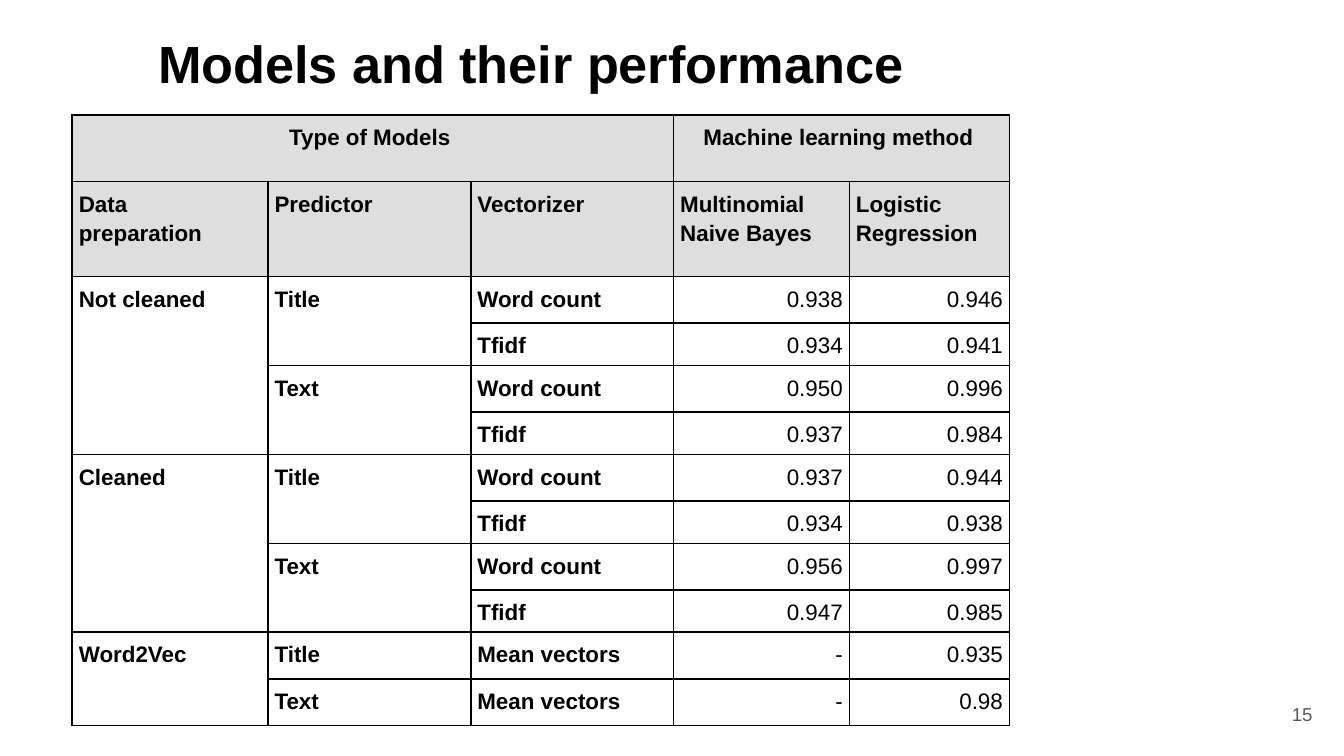
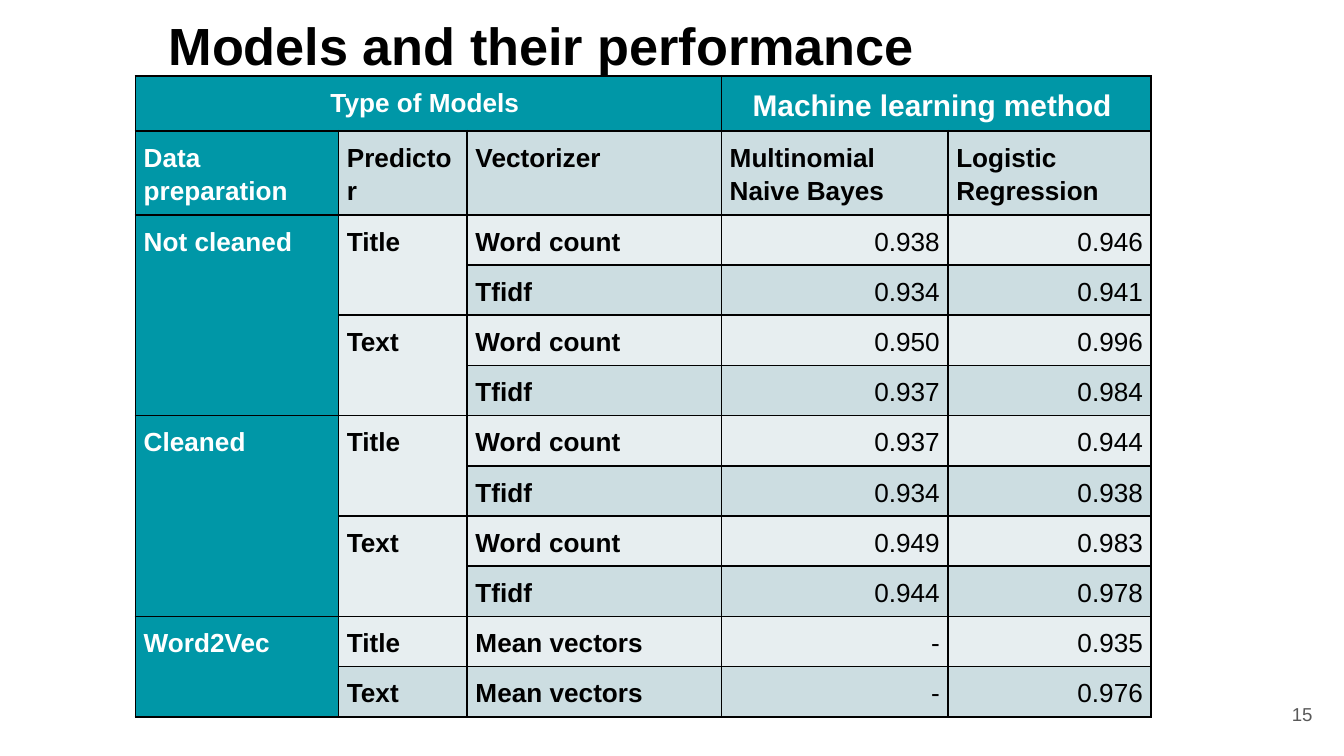
Before and after one commit to mgayalew/SpringBoard, a slide deck: slide 15 of Capstone project_2/Capstone project-2 final presentation.pptx. Drawn at 1344x756 pixels with LibreOffice and Linux fonts; fonts in the diff are those of the drawing. Boxes give left, top, right and bottom in pixels: in the first picture for what was removed or moved away, otherwise in the second. Text is boxed around its words. In the diff, an @@ line names an element or a change of style, - is before the commit and + after.

```diff
--- a/Capstone project_2/Capstone project-2 final presentation.pptx
+++ b/Capstone project_2/Capstone project-2 final presentation.pptx
@@ title "Models and their performance": place and size @@
-title "Models and their performance" at <box>158,45,903,94</box>
+title "Models and their performance" at <box>169,27,914,75</box>
@@ table at <box>136,77,1152,711</box> @@
-row 9, column 4: 0.956
+row 9, column 4: 0.949
-row 9, column 5: 0.997
+row 9, column 5: 0.983
-row 10, column 4: 0.947
+row 10, column 4: 0.944
-row 10, column 5: 0.985
+row 10, column 5: 0.978
-row 12, column 5: 0.98
+row 12, column 5: 0.976
@@ fill #DEDEDE to #0097A7 in 3 cells @@
@@ fill #DEDEDE to #CCDDE1 in 4 cells @@
@@ fill #FFFFFF to #0097A7 in 3 cells @@
@@ fill #FFFFFF to #E7EFF1 in 10 cells @@
@@ fill none to #E7EFF1 in 10 cells @@
@@ fill #FFFFFF to #CCDDE1 in 6 cells @@
@@ fill none to #CCDDE1 in 10 cells @@
@@ size 12 to 14 pt in "Type of Models", "Data", "preparation", "Predictor" and 37 more places @@
@@ text colour #000000 to #FFFFFF in "Type of Models", "Machine learning method", "Data", "preparation" and 3 more places @@
@@ size 12 to 16 pt in "Machine learning method" @@
@@ highlight #FFFFFF to none in "0.946", "0.941", "0.996", "0.984" and 5 more places @@
@@ table: place and size @@
-table at <box>73,116,1011,726</box>
+table at <box>136,77,1152,711</box>
```
Also in this commit, not shown: 7 other slides changed, 1 slide added.
